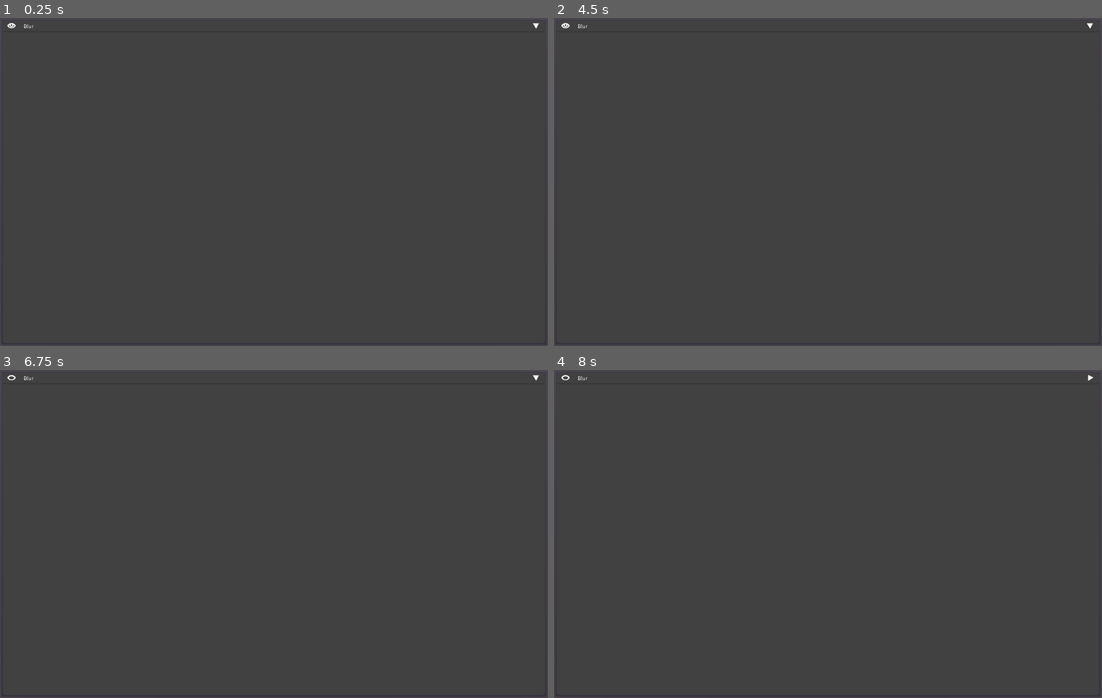
Above: before the commit, frames 1-4 (two rows, left to right).
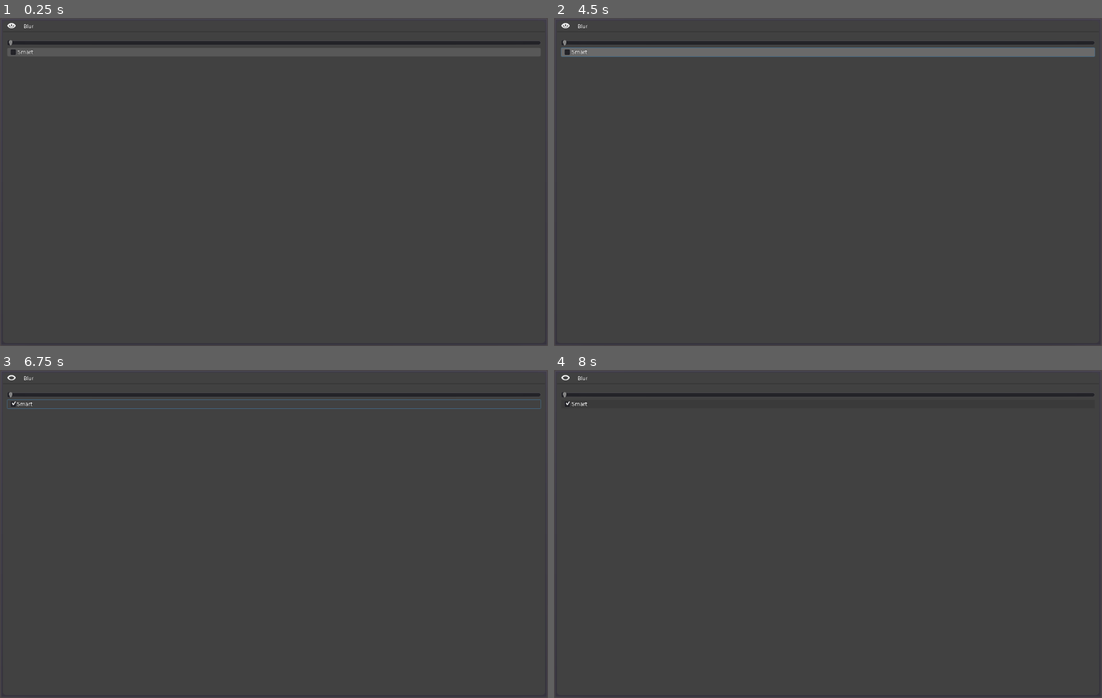
Above: after the commit, the same moments.

Repository: jackaperkins/texrex
Game: Godot game, scene res://modifiers/blur/modifier_blur.tscn
Same seed, same stepped clock (60 frames per second), same inputs: the game is played once before the commit and once after it. This scene is started directly instead of the project's main scene.
Inputs (mouse positions are in pixels of both pictures, inside the frame that each line leads up to):
- Up to frame 1 (0.25 s): no input
- Up to frame 2 (4.5 s): click (828, 50) at 0.5 s, where only the run after the commit has a clickable "Smart"; click (564, 27) at 1.25 s; click (564, 27) at 2 s; click (828, 27) at 2.75 s; click (828, 27) at 3.5 s; click (828, 50) at 4.25 s, where only the run after the commit has a clickable "Smart"
- Up to frame 3 (6.75 s): click (274, 379) at 5 s; click (10, 379) at 5.75 s; click (274, 402) at 6.5 s, where only the run after the commit has a clickable "Smart"
- Up to frame 4 (8 s): click (1091, 379) at 7.27 s

The runs differ from the first frame. In frame 1, 1.1% of the frame differs, in the area x 1-99%, y 1-12%; in frame 2, 3.9%; in frame 3, 1.5%; in frame 4, 1.1%.
Error in both runs: Invalid call. Nonexistent function 'start_drag' in base 'Nil'. (res://modifiers/blur/modifier_blur.gd:97)

Commit message:
improve blur with smart

Diff:
--- a/texrex/modifiers/blur/blur.shader
+++ b/texrex/modifiers/blur/blur.shader
@@ -2,6 +2,7 @@
 
 uniform sampler2D tex : hint_black;
 uniform float amount;
+uniform bool smart;
 
 void fragment() {
 
@@ -18,8 +19,16 @@
 	vec4 averageColor = leftColor + rightColor + upColor + downColor;
 	averageColor /= 4.0;
 
-	float mixFactor = clamp(1.0 - distance(averageColor, baseColor), 0, 1);
-	mixFactor = pow(mixFactor, 3);
+	float mixFactor;
+
+	if(smart) {
+		mixFactor = clamp(1.0 - distance(averageColor, baseColor), 0, 1);
+		mixFactor = pow(mixFactor, 3);
+		mixFactor *= amount;
+	} else {
+		mixFactor = amount * 0.7;
+	}
+
 	COLOR = mix(baseColor, averageColor, mixFactor);
 
 }
--- a/texrex/modifiers/blur/m_render_blur.tres
+++ b/texrex/modifiers/blur/m_render_blur.tres
@@ -5,3 +5,4 @@
 [resource]
 shader = ExtResource( 1 )
 shader_param/amount = null
+shader_param/smart = null
--- a/texrex/modifiers/blur/modifier_blur.gd
+++ b/texrex/modifiers/blur/modifier_blur.gd
@@ -2,19 +2,38 @@
 
 onready var mat = load('res://modifiers/blur/m_render_blur.tres')
 
+var amount = 0
+var smart = false
+
 # Called when the node enters the scene tree for the first time.
 func _ready():
 	mat = mat.duplicate()
+	add_primary_child($Amount)
+	add_primary_child($Smart)
 	update_ui()
+	hide_secondary_toggle()
 
 func update_ui():
 	set_label("Blur")
 
 func process_image(incoming:Image):
 	# required to feed our image into a shadermaterial and get it back!
+	mat.set_shader_param('amount', amount)
+	mat.set_shader_param('smart', smart)
 	var image_texture:ImageTexture = ImageTexture.new()
 	image_texture.create_from_image(incoming)
 	mat.set_shader_param('tex', image_texture)
 
 	yield(process_shader(mat, incoming.get_size(), image), 'completed')
 	needs_processing = false
+
+
+func _on_Amount_value_changed(value):
+	amount = value
+	needs_processing = true
+	emit_signal('updated')
+
+func _on_Smart_toggled(button_pressed):
+	smart = button_pressed
+	needs_processing = true
+	emit_signal('updated')
--- a/texrex/modifiers/blur/modifier_blur.tscn
+++ b/texrex/modifiers/blur/modifier_blur.tscn
@@ -17,3 +17,18 @@
 margin_right = 1273.0
 margin_bottom = 761.0
 script = ExtResource( 1 )
+
+[node name="Amount" type="HSlider" parent="Modifier"]
+margin_right = 1266.0
+margin_bottom = 16.0
+size_flags_horizontal = 3
+max_value = 1.0
+step = 0.01
+
+[node name="Smart" type="CheckBox" parent="Modifier"]
+margin_right = 1266.0
+margin_bottom = 754.0
+text = "Smart"
+
+[connection signal="value_changed" from="Modifier/Amount" to="Modifier" method="_on_Amount_value_changed"]
+[connection signal="toggled" from="Modifier/Smart" to="Modifier" method="_on_Smart_toggled"]
